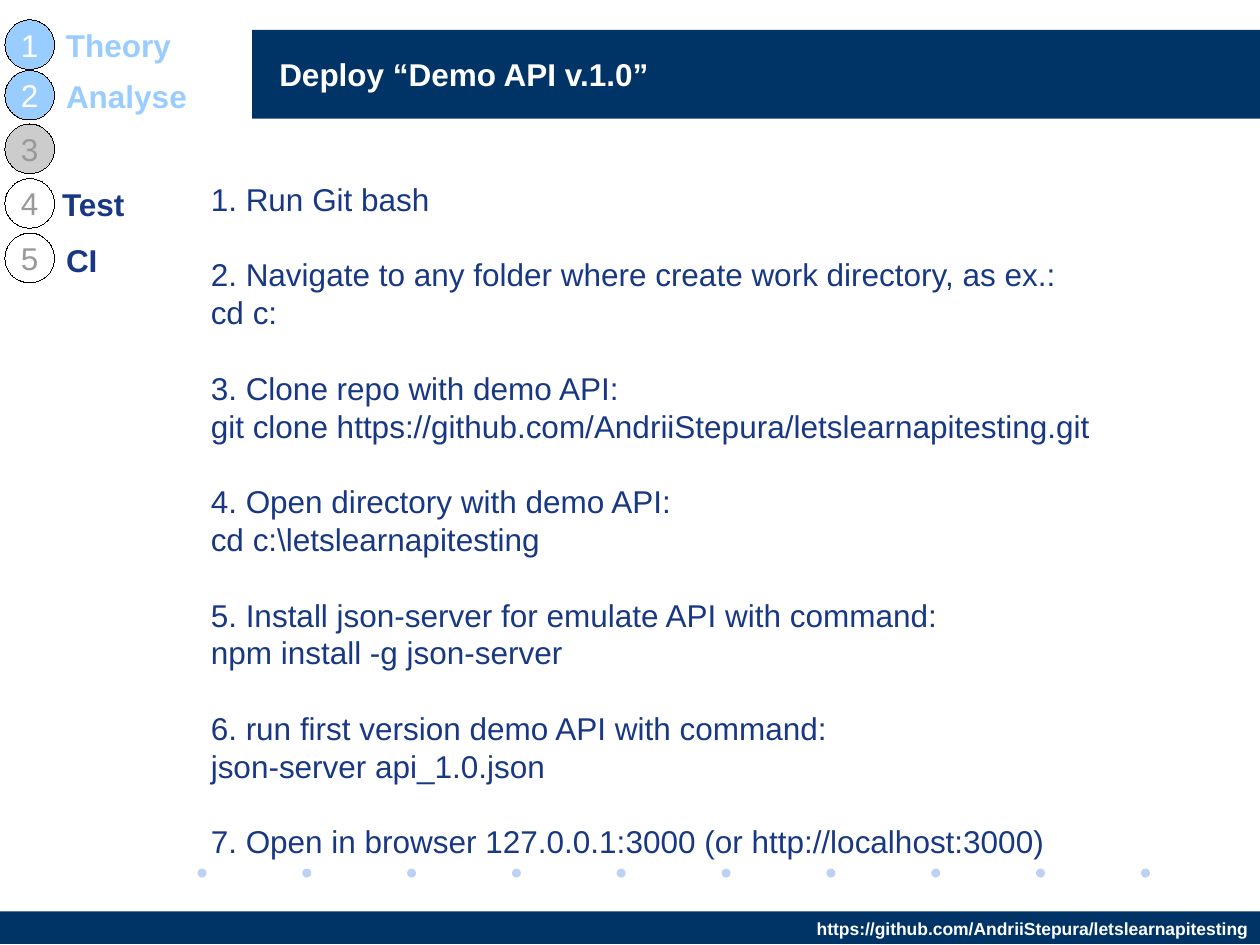
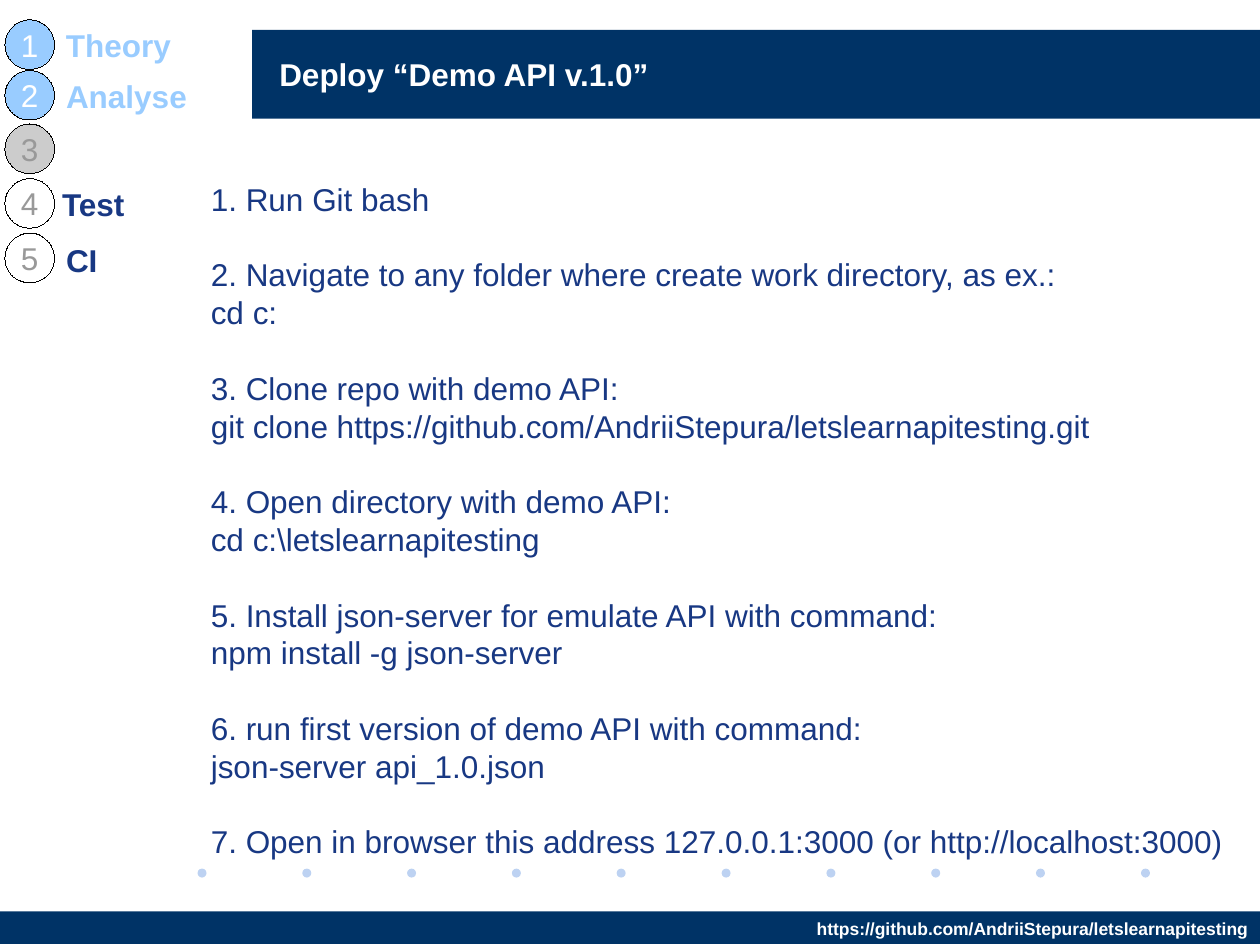
Before and after one commit to AndriiStepura/letslearnapitesting, a slide deck: slide 12 of StartTestingApiWithPostman.odp. Drawn at 1260x945 pixels with LibreOffice and Linux fonts; fonts in the diff are those of the drawing; background and template pictures are left out. Boxes give left, top, right and bottom in pixels: in the first picture for what was removed or moved away, otherwise in the second. Text is boxed around its words. In the diff, an @@ line names an element or a change of style, - is before the commit and + after.

Commit message:
James Wafer – Translation and grammar review https://www.linkedin.com/in/james-wafer-44712165/

```diff
--- a/StartTestingApiWithPostman.odp
+++ b/StartTestingApiWithPostman.odp
@@ text at <box>211,717,1222,859</box>: text changed @@
-6. run first version demo API with command:
-json-server api_1.0.json
-7. Open in browser 127.0.0.1:3000 (or http://localhost:3000)
+6. run first version of demo API with command:
+json-server api_1.0.json
+7. Open in browser this address 127.0.0.1:3000 (or http://localhost:3000)
```
Also in this commit, not shown: 22 other slides changed.
